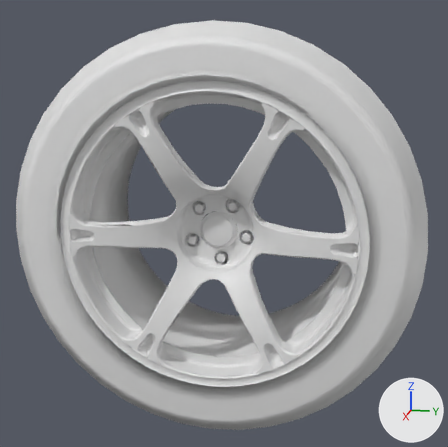
Before and after pictures for a commit that changed the glTF model public/parts/wheel_tamashii.glb.
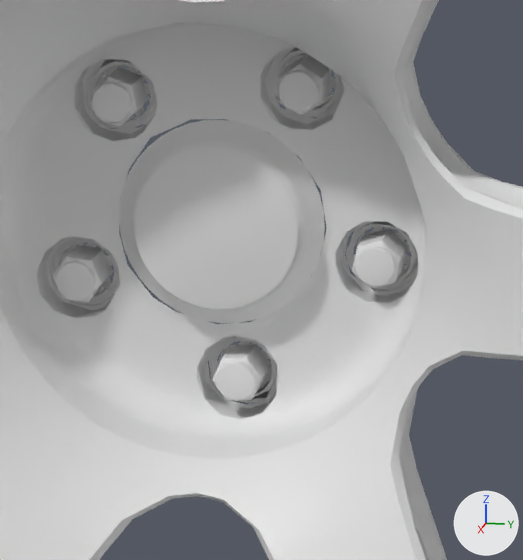
Each version is shown whole from a 50 mm lens placed at (0.874, 0.175, 0.218), pointed at (0.0, 0.0, 0.0), then close up on the part from 40% to 61% of the width and 42% to 65% of the height. Every picture has the same lights, and +X, +Y and +Z are marked at lower right. The first two pictures are the older version. Where no turn or scale is listed for an object, it has been applied to the vertices. Vertices at exactly the same position are counted once.

The older version as bpy lines, for what is in view:
```python
me_wheels_wheel_tamashii = bpy.data.meshes.new('wheels.wheel_tamashii')
me_wheels_wheel_tamashii.from_pydata(...)  # 5737 vertices, 10177 faces; spans x -0.125..0.125, y -0.28..0.28, z -0.28..0.28
# faces by material slot: [5293, 200, 700, 3024, 960]
me_wheels_wheel_tamashii.materials.append(mat_rim)  # white #e7e7e7
me_wheels_wheel_tamashii.materials.append(mat_rimcap)  # white #e7e7e7
me_wheels_wheel_tamashii.materials.append(mat_chrome)  # white #e7e7e7
me_wheels_wheel_tamashii.materials.append(mat_rimlip)  # white #e7e7e7
me_wheels_wheel_tamashii.materials.append(mat_tire)  # white #e7e7e7
ob_wheel = bpy.data.objects.new('Wheel', me_wheels_wheel_tamashii)
ob_wheel.location = (0.0, 0.0, 0.0)
```
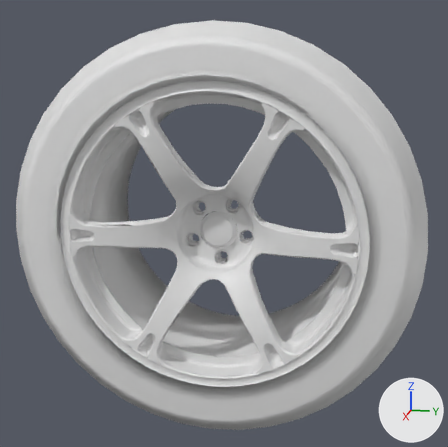
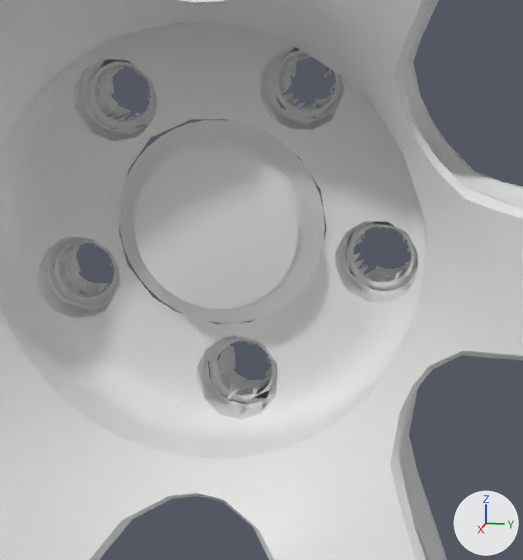
Where the change shows, as pixel boxes (x1, y1, x2, y2) in the close-ups (523 x 560 px):
part 1 of me_wheels_wheel_tamashii, deleted
    before: (53, 55, 411, 401)

What changed in the scene script:
```text
Change me_wheels_wheel_tamashii:
    used by ob_wheel; location = (0.0, 0.0, 0.0)
    remove me_wheels_wheel_tamashii.from_pydata(...)  # 5737 vertices, 10177 faces; spans x -0.125..0.125, y -0.28..0.28, z -0.28..0.28
    add me_wheels_wheel_tamashii.from_pydata(...)  # 5530 vertices, 9707 faces; spans x -0.125..0.125, y -0.28..0.28, z -0.28..0.28
    me_wheels_wheel_tamashii part 1
    207 vertices are removed from x 0.029..0.044, y -0.044..0.047, z -0.046..0.042
    470 faces are deleted
```
